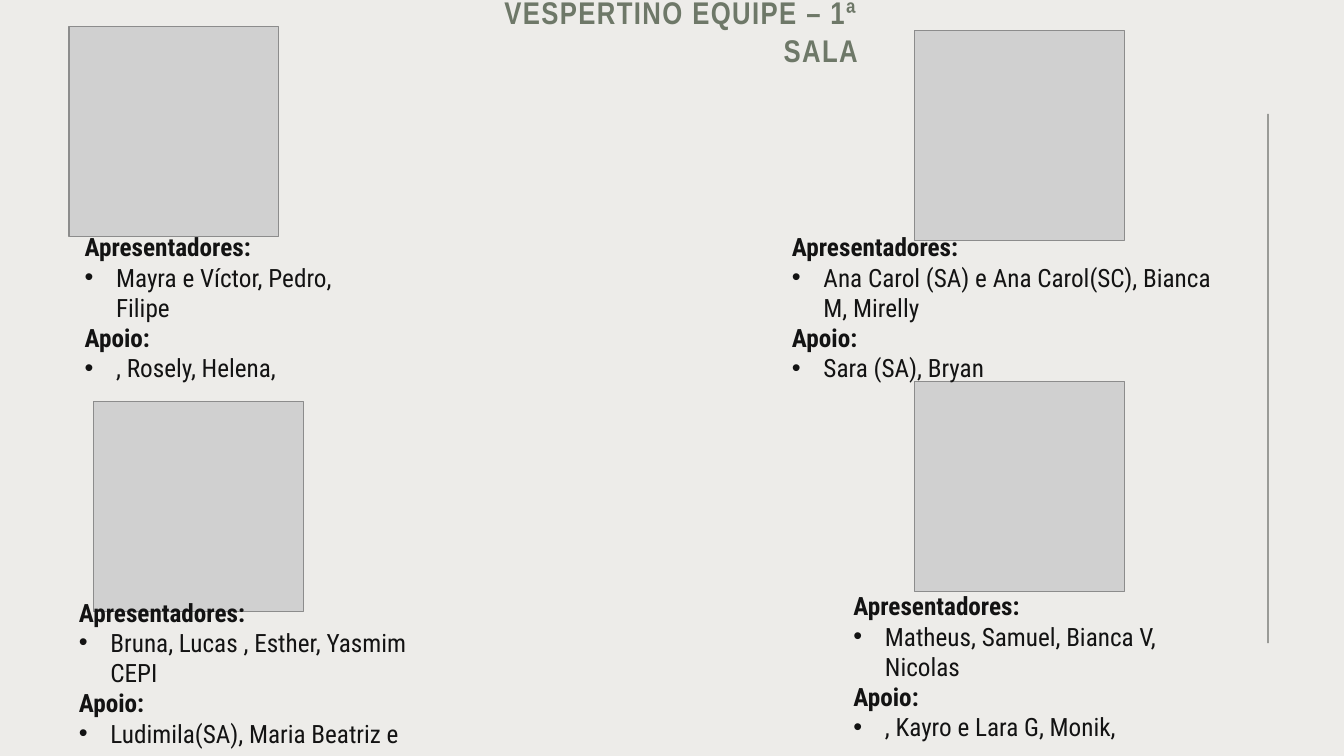
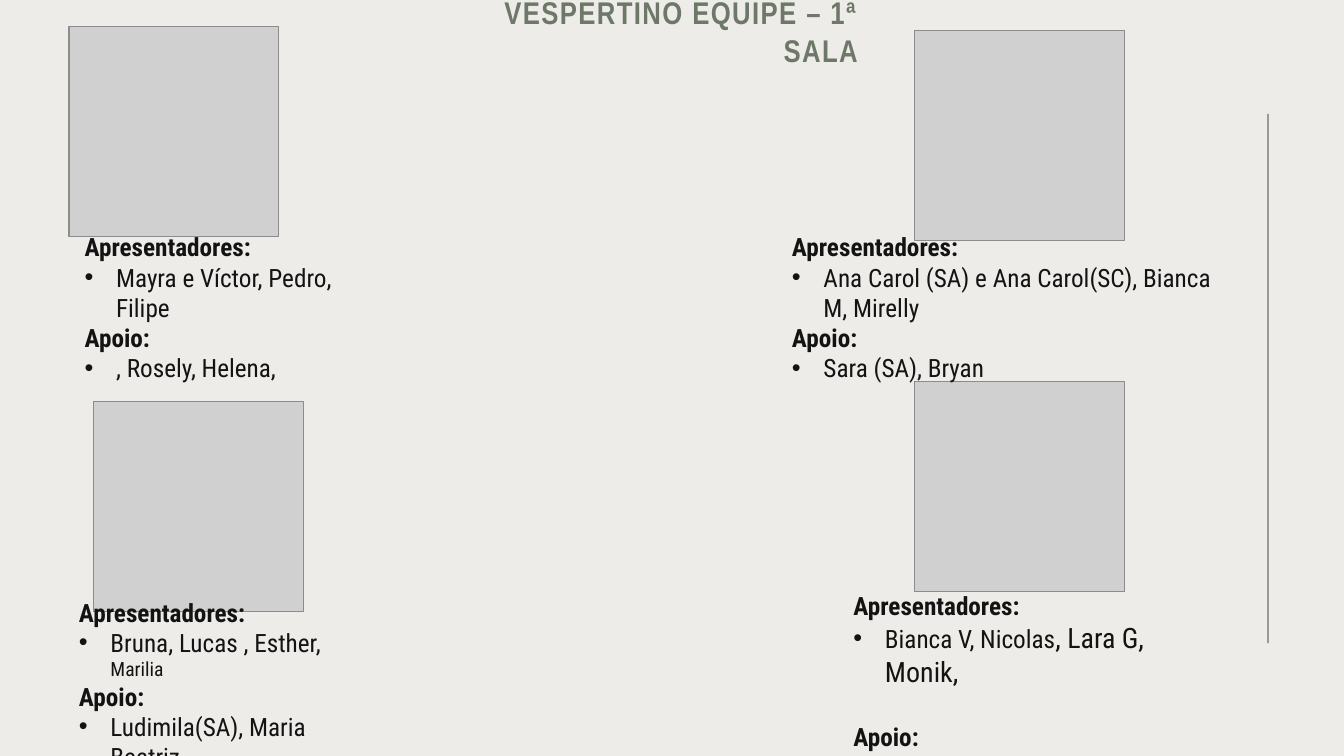
Before and after one commit to isaqlle/desafio_mundoSENAI, a slide deck: slide 2 of document/Divisão Salas - Mundo SENAI.pptx. Drawn at 1344x756 pixels with LibreOffice and Linux fonts; fonts in the diff are those of the drawing; grey boxes stand for pictures. Boxes give left, top, right and bottom in pixels: in the first picture for what was removed or moved away, otherwise in the second. Text is boxed around its words. In the diff, an @@ line names an element or a change of style, - is before the commit and + after.

```diff
--- a/document/Divisão Salas - Mundo SENAI.pptx
+++ b/document/Divisão Salas - Mundo SENAI.pptx
@@ text at [885,628,1144,686]: text changed @@
-• Matheus, Samuel, Bianca V, Nicolas
+• Bianca V, Nicolas, Lara G, Monik,
@@ text at [110,633,321,656]: text changed @@
-• Bruna, Lucas , Esther, Yasmim CEPI
+• Bruna, Lucas , Esther, Marilia
@@ text at [110,716,306,742]: text changed @@
-• Ludimila(SA), Maria Beatriz e
+• Ludimila(SA), Maria Beatriz
@@ text at [896,717,1116,742]: paragraph removed @@
-• , Kayro e Lara G, Monik,
```
Also in this commit, not shown: 2 other slides changed, 4 other files.
